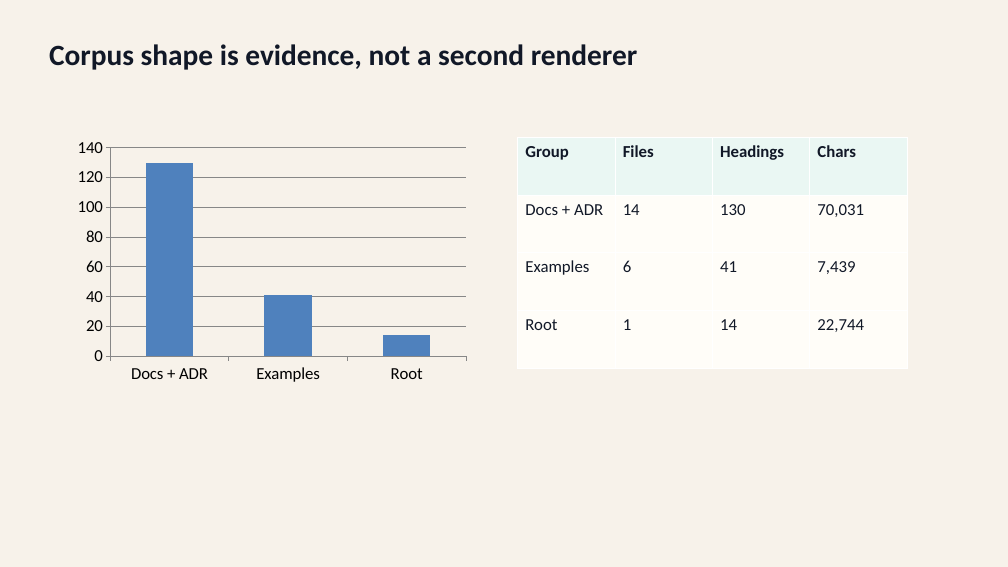
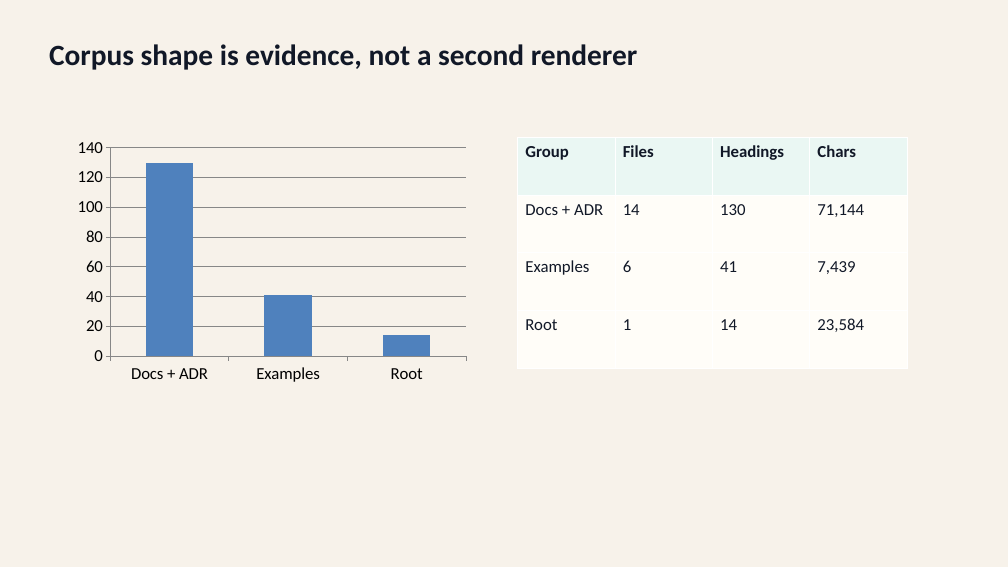
Before and after one commit to ch040602/mdpr-skill, a slide deck: slide 8 of artifacts/mdpr-vs-skill/mdpr-skill-from-actual-md-run.pptx. Drawn at 1008x567 pixels with LibreOffice and Linux fonts; fonts in the diff are those of the drawing. Boxes give left, top, right and bottom in pixels: in the first picture for what was removed or moved away, otherwise in the second. Text is boxed around its words. In the diff, an @@ line names an element or a change of style, - is before the commit and + after.

```diff
--- a/artifacts/mdpr-vs-skill/mdpr-skill-from-actual-md-run.pptx
+++ b/artifacts/mdpr-vs-skill/mdpr-skill-from-actual-md-run.pptx
@@ table at [518, 138, 908, 368] @@
-row 2, column 4: 70,031
+row 2, column 4: 71,144
-row 4, column 4: 22,744
+row 4, column 4: 23,584
```
Also in this commit, not shown: 2 other slides changed, 10 other files.
